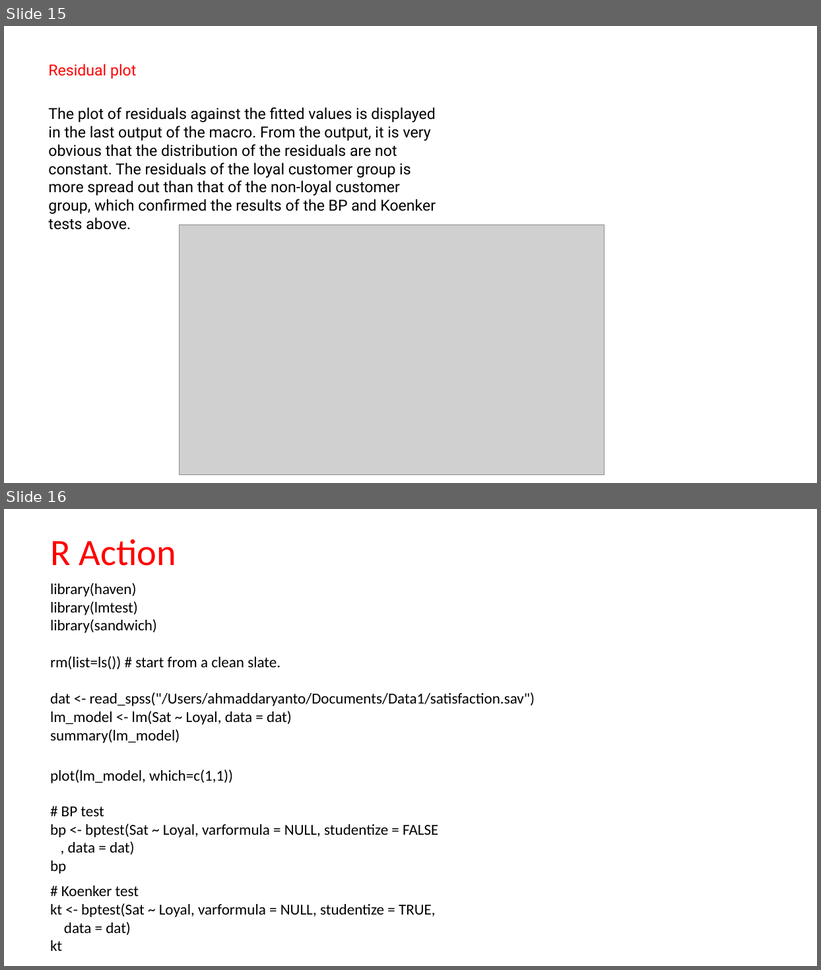
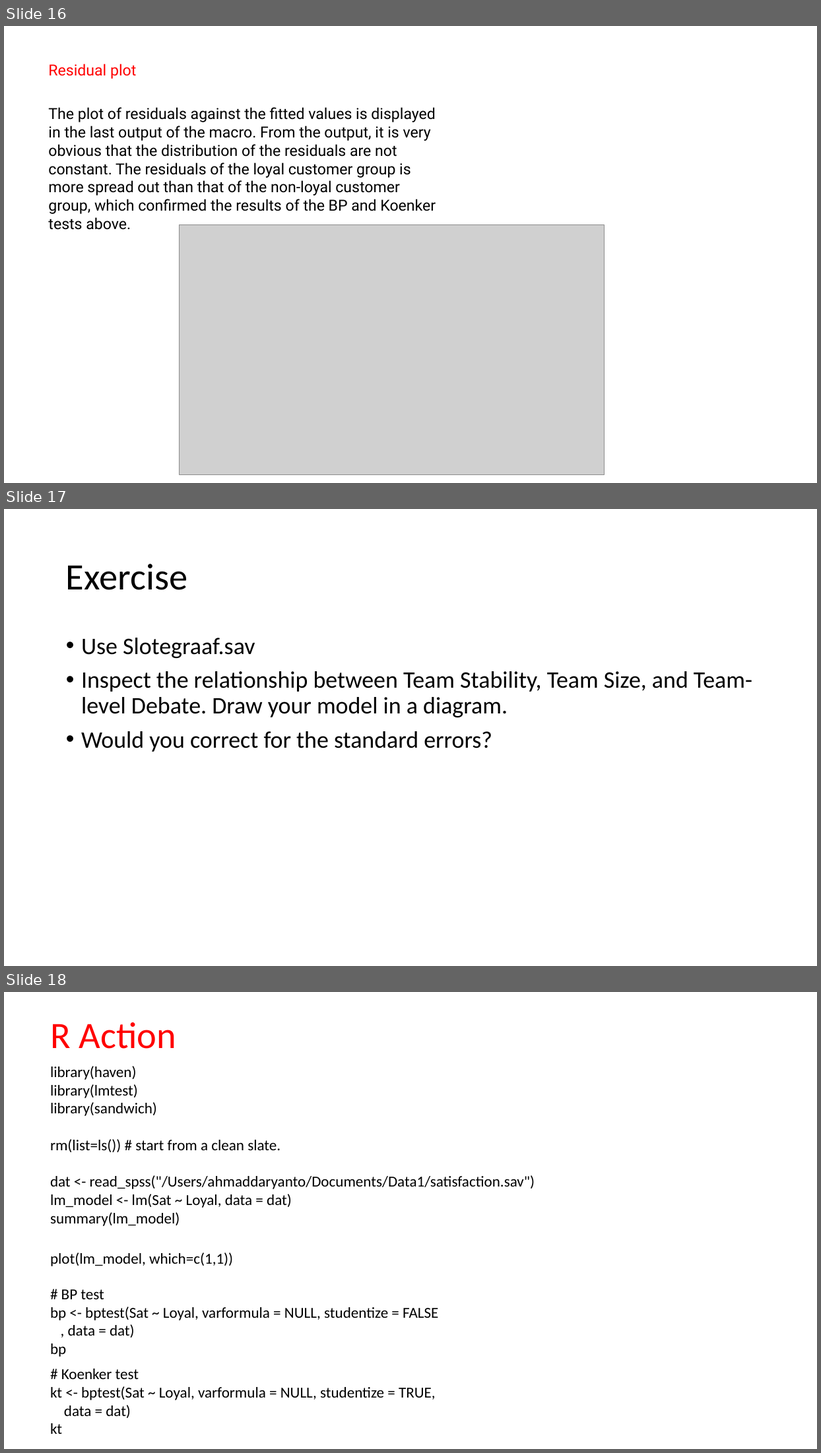
Before and after one commit to ahdar1/FIA, a slide deck: Heteroskedasticity.ptx.pptx. Shown one above the other, each under a label of ours: slides 15 and 16 before the commit, slides 16, 17 and 18 after it. The pictures are 821x970 and 821x1453 pixels, drawn with LibreOffice and Linux fonts; fonts in the diff are those of the drawing; grey boxes stand for pictures. Boxes give left, top, right and bottom in pixels: in the first picture for what was removed or moved away, otherwise in the second. Text is boxed around its words. In the diff, an @@ line names an element or a change of style, - is before the commit and + after.

```diff
--- a/Heteroskedasticity.ptx.pptx
+++ b/Heteroskedasticity.ptx.pptx
@@ slide 17 added at <box>4,509,817,966</box>, background #FFFFFF @@
@@ title added at <box>66,564,187,590</box>, 44 pt, text #000000 @@
+Exercise
@@ text added at <box>81,638,752,752</box>, 28 pt, text #000000 @@
+• Use Slotegraaf.sav
+• Inspect the relationship between Team Stability, Team Size, and Team-level Debate. Draw your model in a diagram.
+• Would you correct for the standard errors?
@@ what was slide 15 is now slide 16 @@
@@ what was slide 16 is now slide 18 @@
```
Also in this commit, not shown: 1 slide changed, 1 other slide added, 1 other file.
